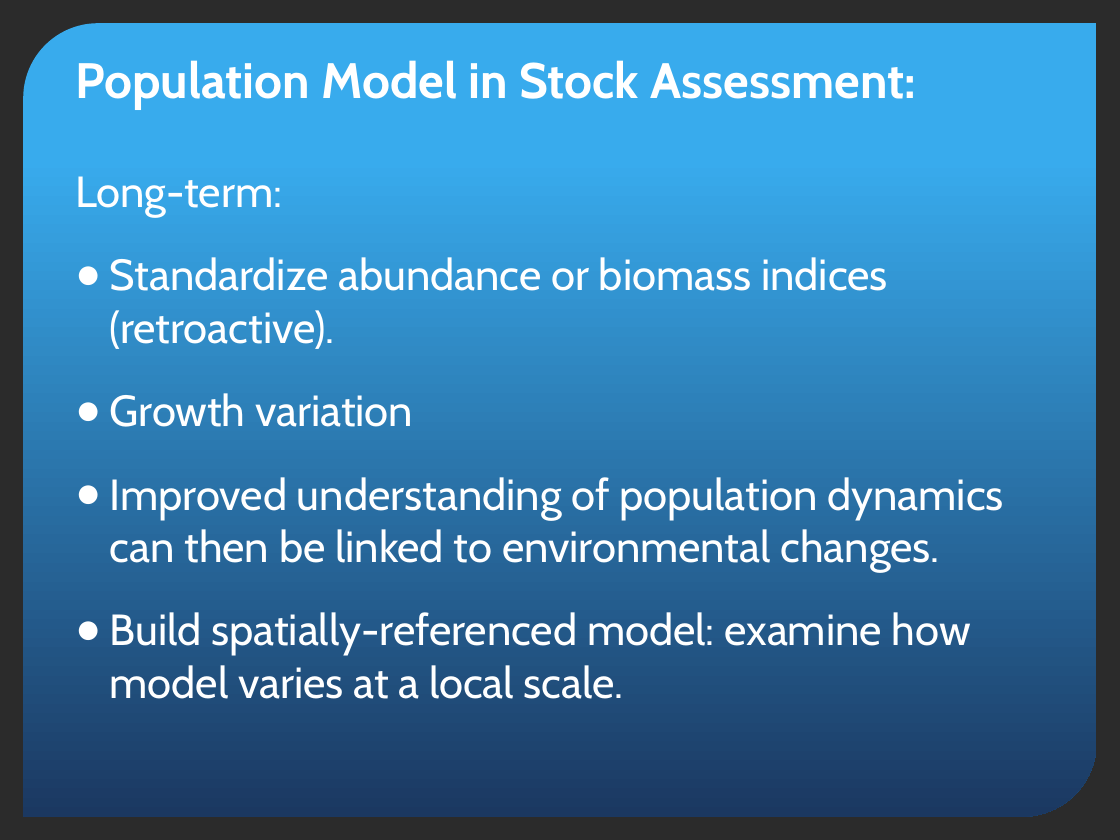
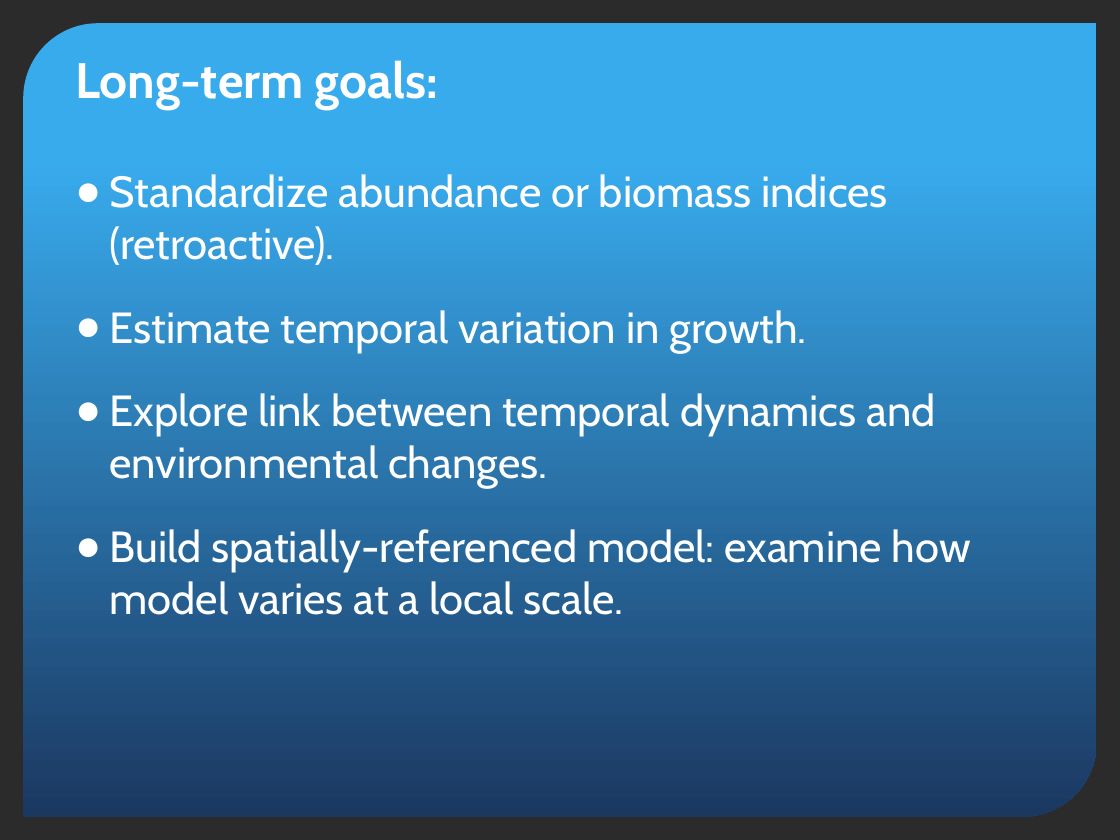
Before and after one commit to TobieSurette/snow-crab-population-dynamics, a slide deck: slide 16 of snow crab/Population Model.pptx. Drawn at 1120x840 pixels with LibreOffice and Linux fonts; fonts in the diff are those of the drawing; background and template pictures are left out; a plain dark background stands for a picture behind light text. Boxes give left, top, right and bottom in pixels: in the first picture for what was removed or moved away, otherwise in the second. Text is boxed around its words. In the diff, an @@ line names an element or a change of style, - is before the commit and + after.

Commit message:
Developping male model

```diff
--- a/snow crab/Population Model.pptx
+++ b/snow crab/Population Model.pptx
@@ title at (x1=75, y1=60, x2=438, y2=109): text changed @@
-Population Model in Stock Assessment:
+Long-term goals:
@@ text at (x1=75, y1=176, x2=282, y2=218): paragraph removed @@
-Long-term:
@@ text at (x1=110, y1=310, x2=935, y2=489): text changed @@
-● Growth variation
-● Improved understanding of population dynamics can then be linked to environmental changes.
+● Estimate temporal variation in growth.
+● Explore link between temporal dynamics and environmental changes.
```
Also in this commit, not shown: 7 other slides changed, 6 slides added, 5 slides removed, 15 other files.
